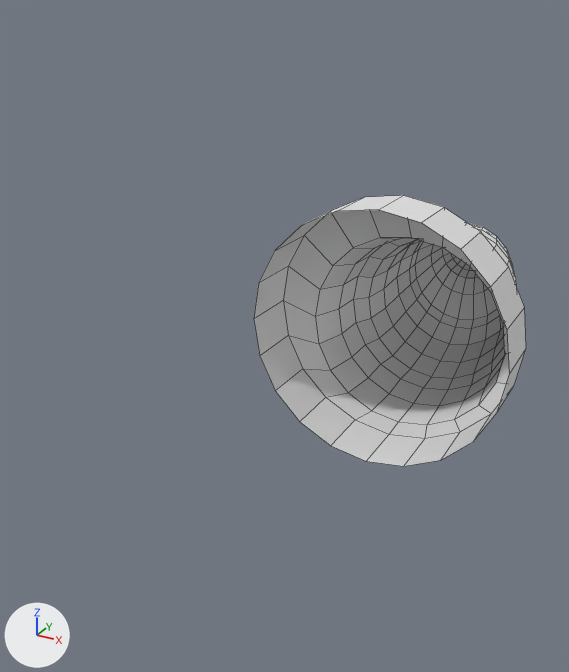
One commit to the Blender file sub.blend: the scene before it, then after it.
Before and after are seen from a camera (50 mm lens) standing at (13.1, -19.4, 6.3) and looking at (3.6, -2.2, -2.3). Arrows for +X, +Y and +Z are at lower left; the lights stay in place. Mesh edges are drawn as thin lines.
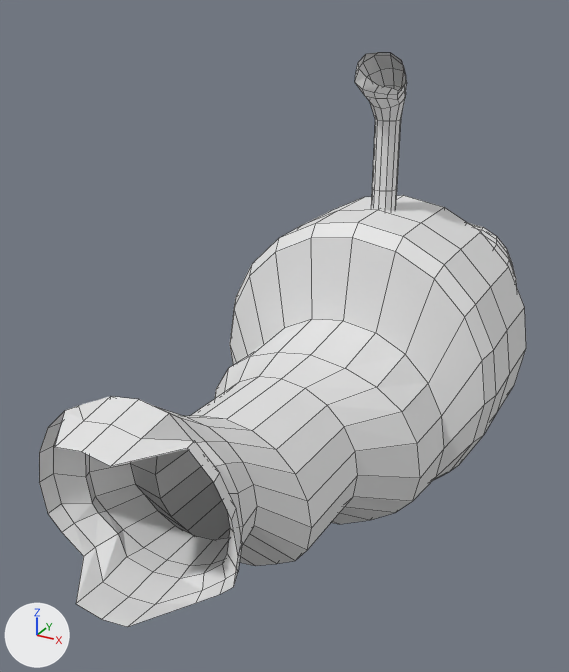
The change, as JSON lines over the scene's bpy script:
```json
{"block": "me_circle", "where": "# used by ob_circle; location = (5.26, 0.0, -3.09); rotation_euler = (1.571, 0.0, 0.0), in degrees (90, 0, 0); scale = (3.95, 3.95, 3.95)"}
{"op": "remove", "block": "me_circle", "code": "me_circle.from_pydata(...)  # 301 vertices, 300 faces; spans x -1.0..1.0, y -1.0..1.0, z -2.62..0.0"}
{"op": "add", "block": "me_circle", "code": "me_circle.from_pydata(...)  # 617 vertices, 605 faces; spans x -1.0..1.0, y -1.01..2.01, z -2.63..2.97"}
{"block": "me_circle", "change": "me_circle part 1: a new loose piece of 96 vertices spanning x -0.16..0.14, y 0.95..2.01, z -0.18..0.2"}
{"block": "me_circle", "change": "me_circle part 2"}
{"block": "me_circle", "change": "171 vertices are added at x -0.96..0.96, y -1.0..0.92, z 0.43..2.97"}
{"block": "me_circle", "change": "20 new vertices lie (0.0, -0.01, 0.33) away from vertices in x -1.0..1.0, y -1.0..1.0, z 0.0"}
{"block": "me_circle", "change": "10 new vertices lie (0.0, 0.03, 0.59) away from vertices in x -0.47..0.47, y -0.59..0.29, z 1.35"}
{"block": "me_circle", "change": "10 new vertices lie (0.0, 0.02, 0.59) away from vertices in x -0.5..0.5, y -0.56..0.32, z 1.35"}
{"block": "me_circle", "change": "9 new vertices lie (0.0, 0.09, 0.46) away from vertices in x -0.71..0.71, y -0.99..-0.61, z 0.52"}
{"block": "me_circle", "change": "220 new faces join them"}
```

Location of each change, (x1, y1, x2, y2) in pixels of the pictures (569 x 672 px):
```json
{"object": "Circle", "change": "reshaped", "before": [254, 195, 526, 466], "after": [39, 52, 526, 627], "on screen": "79% wider, 112% taller"}
{"part": 1, "of": "me_circle", "change": "added", "after": [355, 52, 407, 211]}
{"part": 2, "of": "me_circle", "change": "added", "after": [39, 210, 510, 627]}
```
